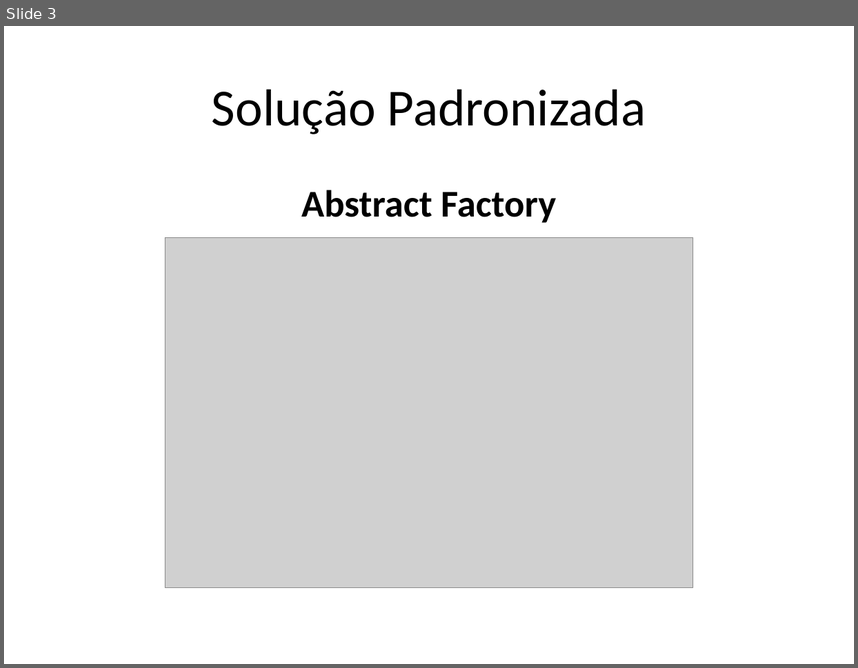
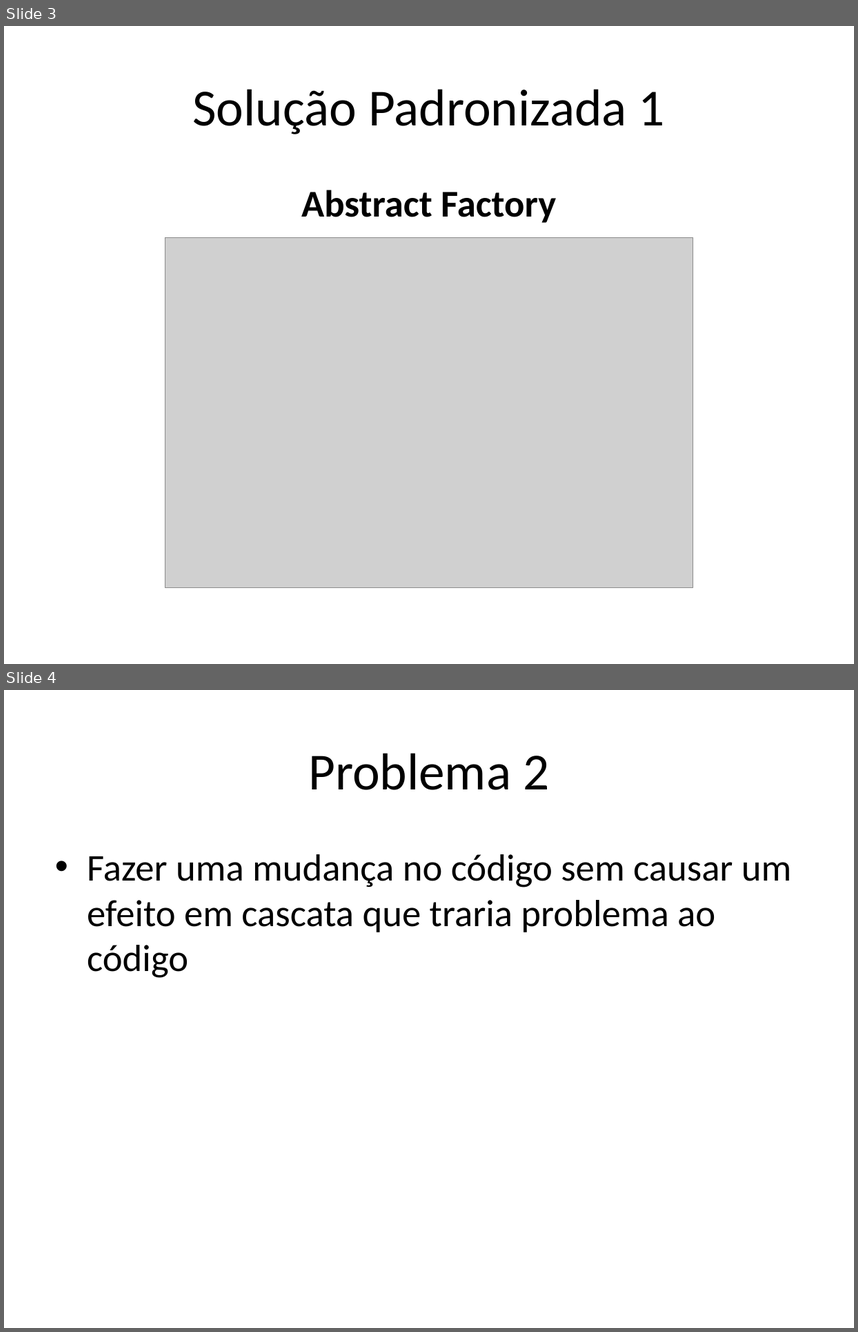
Before and after one commit to DudsNascimento/DuDente, a slide deck: Exemplo de Padrão de Projeto.pptx. Shown one above the other, each under a label of ours: slide 3 before the commit, slides 3 and 4 after it. The pictures are 858x668 and 858x1332 pixels, drawn with LibreOffice and Linux fonts; fonts in the diff are those of the drawing; grey boxes stand for pictures. Boxes give left, top, right and bottom in pixels: in the first picture for what was removed or moved away, otherwise in the second. Text is boxed around its words. In the diff, an @@ line names an element or a change of style, - is before the commit and + after.

```diff
--- a/Exemplo de Padrão de Projeto.pptx
+++ b/Exemplo de Padrão de Projeto.pptx
@@ slide 4 added at [4,690,854,1328], background #FFFFFF @@
@@ title added at [308,753,549,790], 44 pt, text #000000 @@
+Problema 2
@@ text added at [87,854,791,978], 32 pt, text #000000 @@
+• Fazer uma mudança no código sem causar um efeito em cascata que traria problema ao código
@@ slide 3 changed as well @@
@@ title at [192,89,665,134]: text changed @@
-Solução Padronizada
+Solução Padronizada 1
```
Also in this commit, not shown: 2 other slides changed, 3 other slides added.
